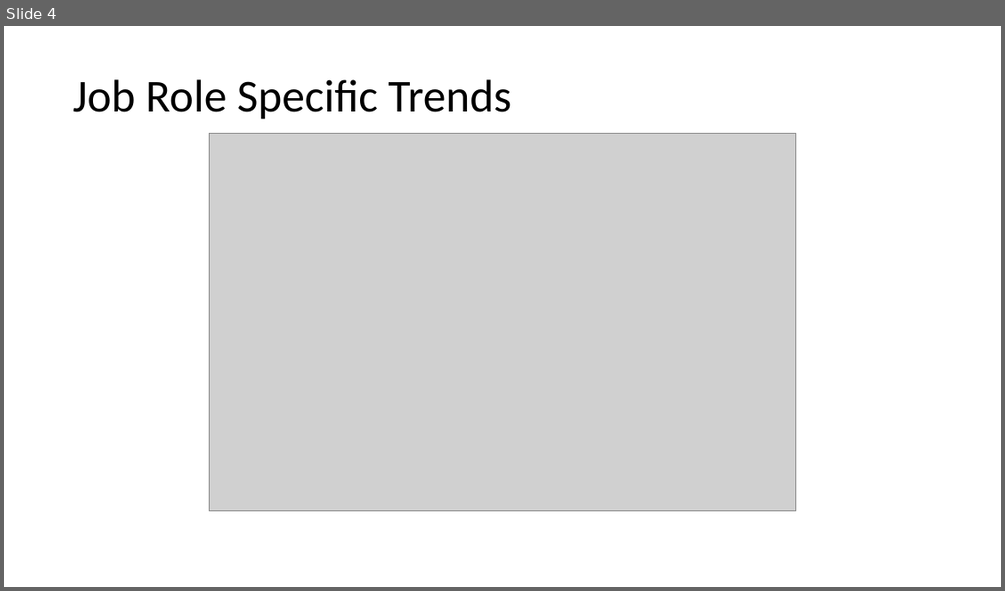
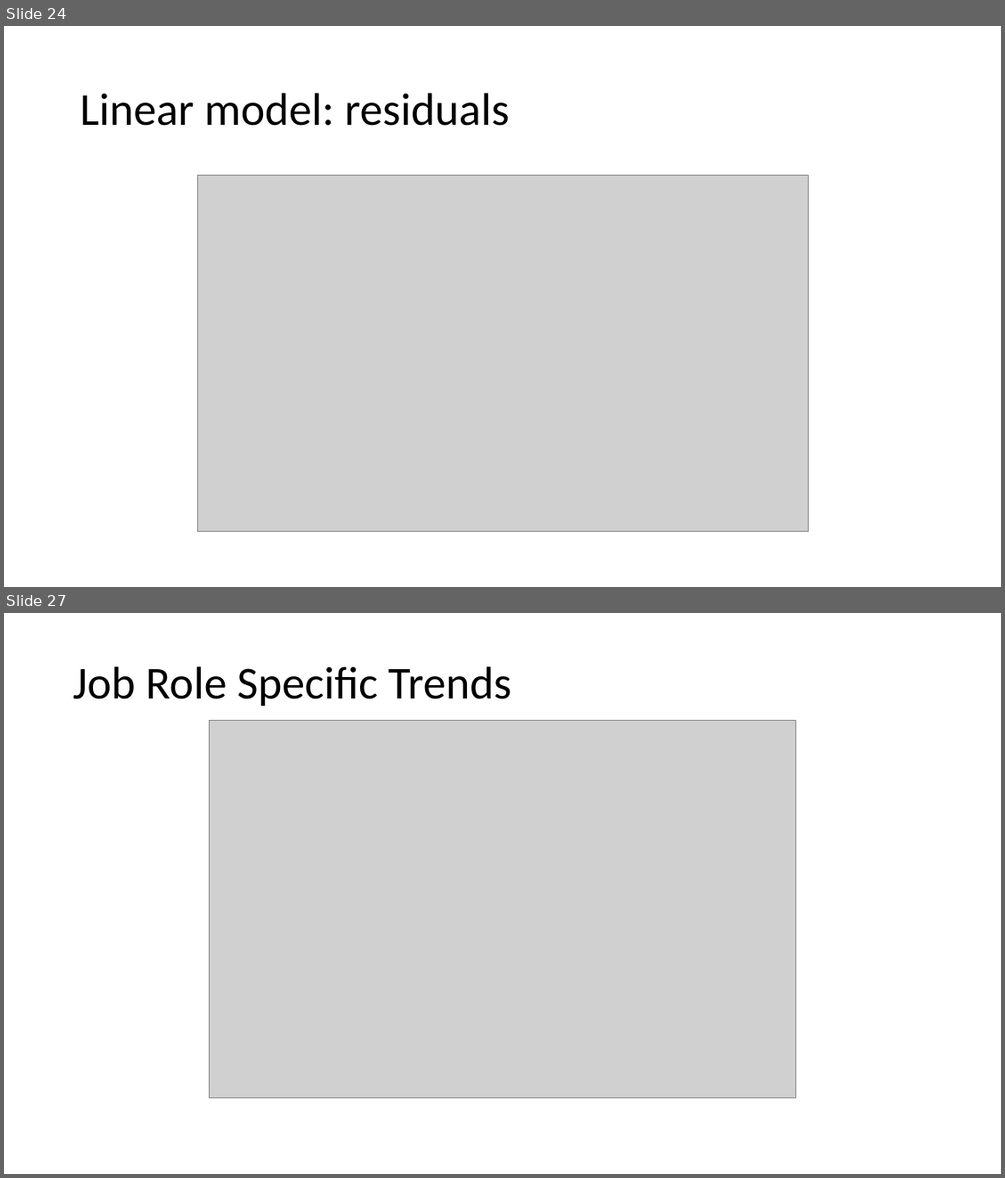
Before and after one commit to KeburFantahun/CaseStudy2DDS_KeburF, a slide deck: CaseStudy2_DDS_Kebur_Fantahun.pptx. Shown one above the other, each under a label of ours: slide 4 before the commit, slides 24 and 27 after it; the slides between them are not shown. The pictures are 1005x591 and 1005x1178 pixels, drawn with LibreOffice and Linux fonts; fonts in the diff are those of the drawing; grey boxes stand for pictures. Boxes give left, top, right and bottom in pixels: in the first picture for what was removed or moved away, otherwise in the second. Text is boxed around its words. In the diff, an @@ line names an element or a change of style, - is before the commit and + after.

```diff
--- a/CaseStudy2_DDS_Kebur_Fantahun.pptx
+++ b/CaseStudy2_DDS_Kebur_Fantahun.pptx
@@ slide 24 added at (4, 26, 1001, 587), background #FFFFFF @@
@@ title added at (80, 93, 510, 126), 44 pt, text #000000 @@
+Linear model: residuals
@@ picture added at (197, 176, 808, 532) @@
@@ what was slide 4 is now slide 27 @@
```
Also in this commit, not shown: 3 slides changed, 20 other slides added, 19 slides removed, 11 other files.
